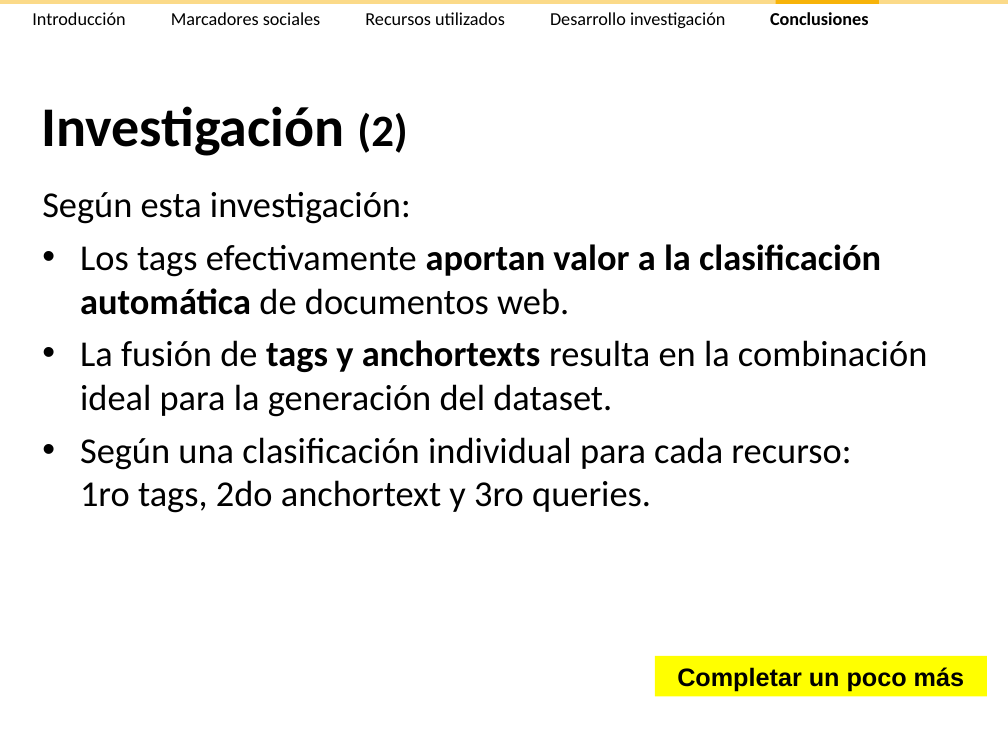
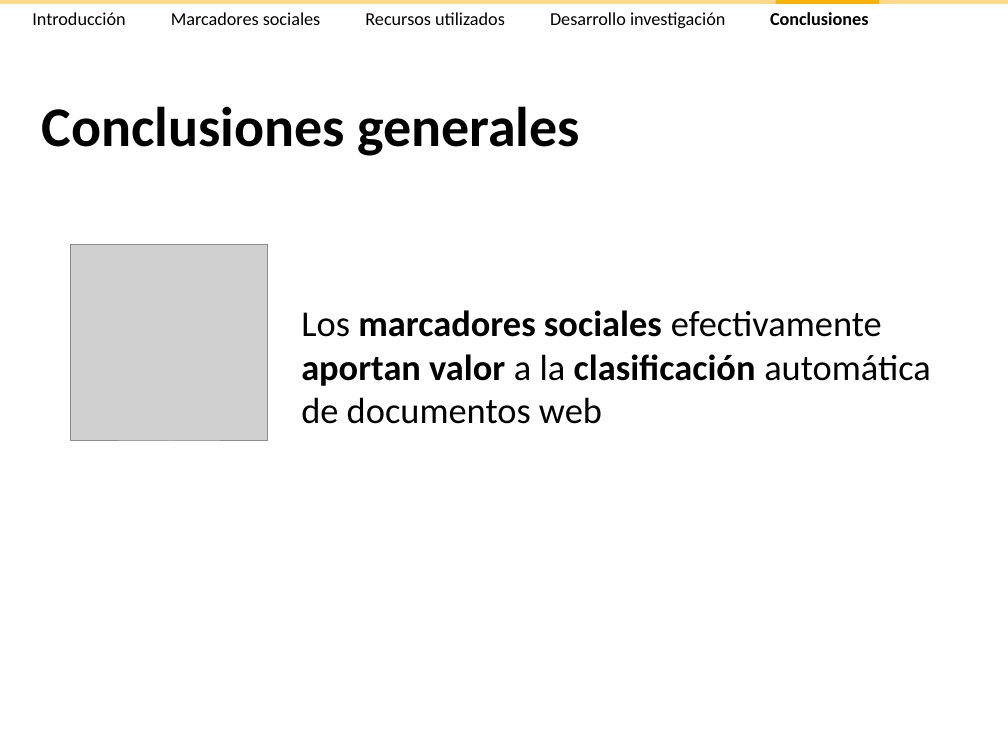
Before and after one commit to ak907kenai/nicotournetesis, a slide deck: slide 47 of docs_trunk/Presentación/Nicolás Tourné - Presentación Tesis (v2.4).ppt (slide 52 before the commit). Drawn at 1008x756 pixels with LibreOffice and Linux fonts; fonts in the diff are those of the drawing; grey boxes stand for pictures. Boxes give left, top, right and bottom in pixels: in the first picture for what was removed or moved away, otherwise in the second. Text is boxed around its words. In the diff, an @@ line names an element or a change of style, - is before the commit and + after.

```diff
--- a/docs_trunk/Presentación/Nicolás Tourné - Presentación Tesis (v2.4).ppt
+++ b/docs_trunk/Presentación/Nicolás Tourné - Presentación Tesis (v2.4).ppt
@@ title at box(42, 106, 581, 156): text changed @@
-Investigación (2)
+Conclusiones generales
@@ text removed at box(42, 192, 927, 513) @@
-Según esta investigación:
-• Los tags efectivamente aportan valor a la clasificación automática de documentos web.
-• La fusión de tags y anchortexts resulta en la combinación ideal para la generación del dataset.
-• Según una clasificación individual para cada recurso:
-  1ro tags, 2do anchortext y 3ro queries.
@@ picture added at box(71, 244, 267, 440) @@
@@ text added at box(301, 310, 931, 424), 26 pt, text #000000 @@
+Los marcadores sociales efectivamente aportan valor a la clasificación automática de documentos web
@@ rectangle removed at box(655, 656, 987, 697) @@
-Completar un poco más
```
Also in this commit, not shown: 17 other slides changed, 2 slides added, 9 slides removed, 1 other file.
